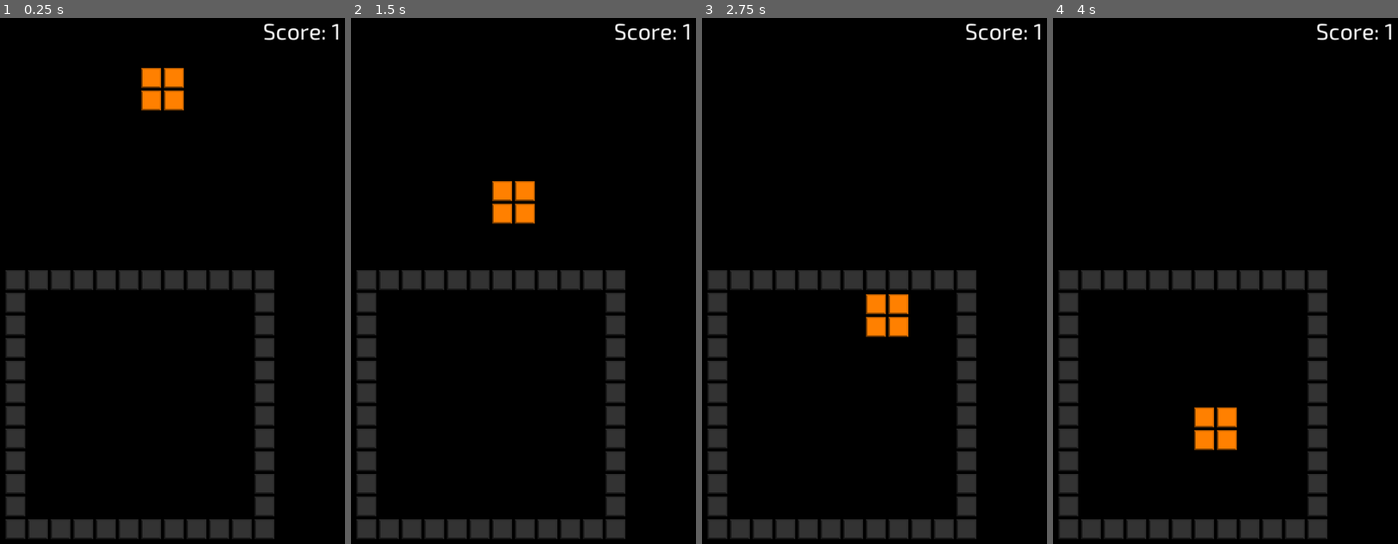
Above: before the commit, frames 1-4 (left to right).
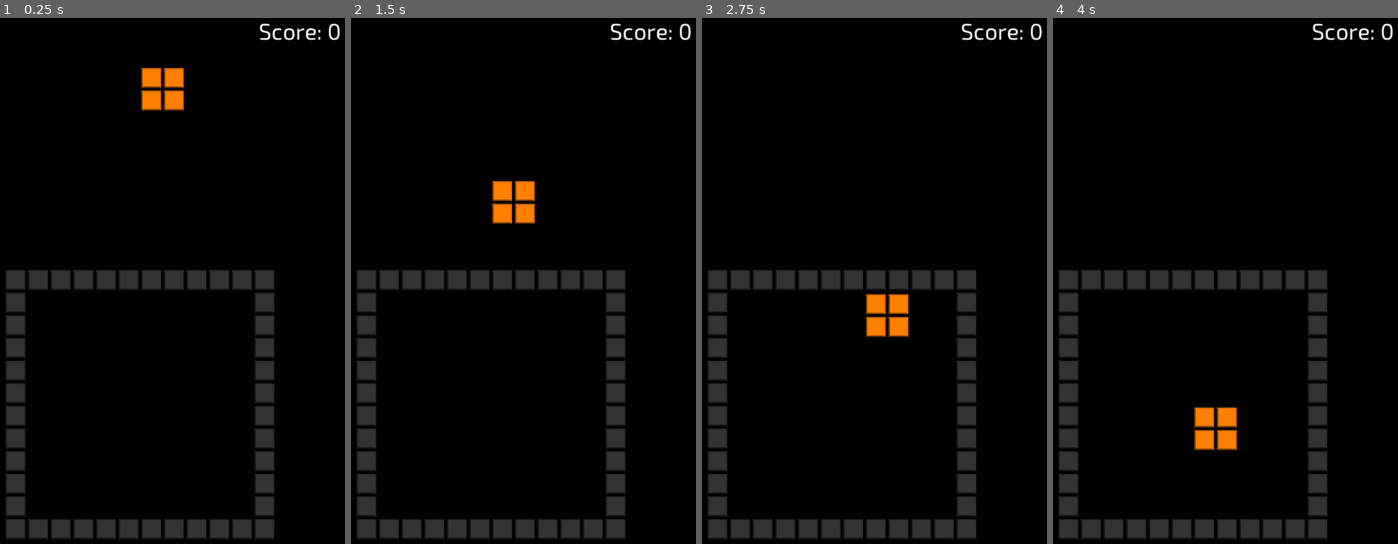
Above: after the commit, the same moments.

Repository: danielcannell/rotatris
Game: Godot game, scene res://Main.tscn
Same seed, same stepped clock (60 frames per second), same inputs: the game is played once before the commit and once after it.
Inputs:
- Up to frame 1 (0.25 s): no input
- Up to frame 2 (1.5 s): hold Right (move_right) 0.53-1.28 s; tap Down (rotate_ccw) at 0.6 s; tap Enter at 1.25 s; hold Left (move_left) from 1.28 s (still down); tap Up (rotate_cw) at 1.35 s
- Up to frame 3 (2.75 s): release Left (move_left) at 2.03 s; hold Right (move_right) from 2.03 s (still down); tap Down (rotate_ccw) at 2.1 s
- Up to frame 4 (4 s): tap Up (rotate_cw) at 2.85 s; release Right (move_right) at 3.53 s; hold Left (move_left) from 3.53 s (still down); tap Down (rotate_ccw) at 3.6 s

The runs differ from the first frame. In frame 1, 0.4% of the frame differs, in the area x 75-99%, y 1-5%; in frame 2, 0.4%; in frame 3, 0.4%; in frame 4, 0.4%.

Commit message:
Implement score based on lines cleared

Diff:
--- a/Main.gd
+++ b/Main.gd
@@ -3,6 +3,7 @@
 
 func _ready():
     $Playfield.connect("score_changed", self, "on_score_changed")
+    on_score_changed($Playfield.score)
 
 
 func on_score_changed(value: int):
--- a/Playfield.gd
+++ b/Playfield.gd
@@ -3,6 +3,9 @@
 
 signal score_changed
 
+
+# Player score
+var score := 0
 
 # All blocks currently in play, by ID
 var blocks: Dictionary
@@ -51,6 +54,11 @@
         spawn_random_block()
 
     process_inputs()
+
+
+func update_score(val: int):
+    self.score = val
+    self.emit_signal("score_changed", self.score)
 
 
 func process_inputs():
@@ -126,6 +134,7 @@
 
 
 func clear_full_lines(grid: Dictionary):
+    var lines_cleared := 0
     if self.gravity[0] != 0:
         # for each column
         for col in range(-Globals.GRID_HALF_WIDTH, Globals.GRID_HALF_WIDTH):
@@ -143,6 +152,7 @@
 
             # if column is full
             if full:
+                lines_cleared += 1
                 _split_blocks(grid, blocks_in_row, line)
                 for block in self.blocks.values():
                     assert(block.squares.size() > 0)
@@ -164,9 +174,15 @@
 
             # if row is full
             if full:
+                lines_cleared += 1
                 _split_blocks(grid, blocks_in_row, line)
                 for block in self.blocks.values():
                     assert(block.squares.size() > 0)
+
+    if lines_cleared > 0:
+        # 1 point for 1 line, 2 for 2 lines, 4 for 3 lines, 8 for 4 lines
+        var new_score := self.score + int(pow(2, lines_cleared - 1))
+        self.update_score(new_score)
 
 
 func rotate_gravity():
@@ -181,7 +197,6 @@
     add_child(block)
     self.blocks[block.id] = block
     self.controlled_block = block
-    self.emit_signal("score_changed", self.blocks.size())
 
 
 # line is a list of all cells to delete
